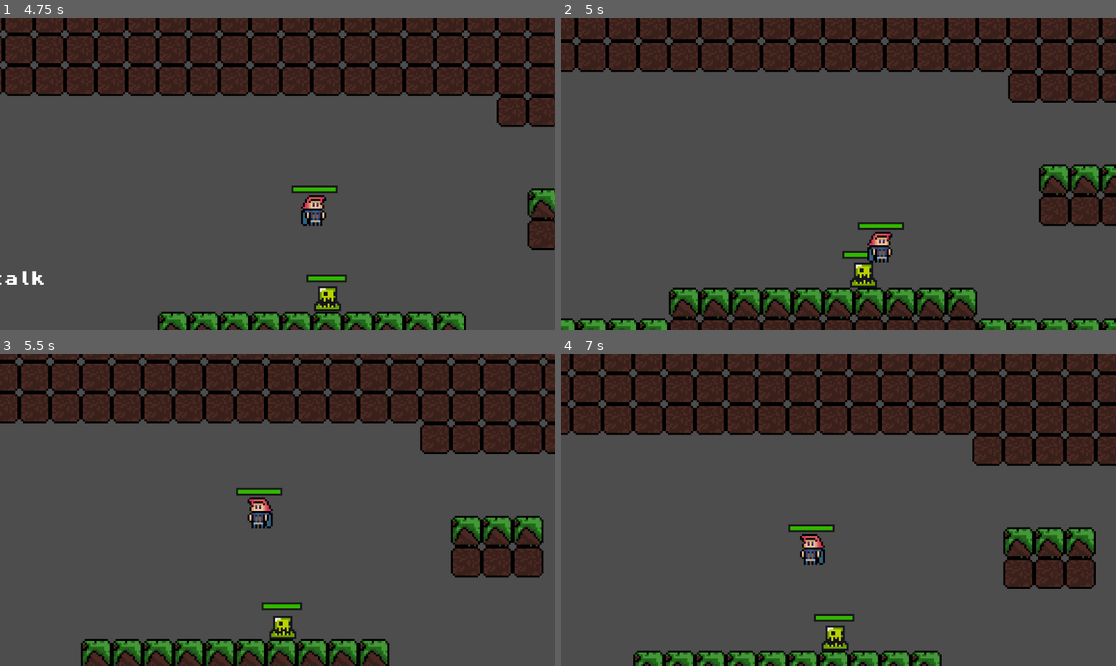
Above: before the commit, frames 1-4 (two rows, left to right).
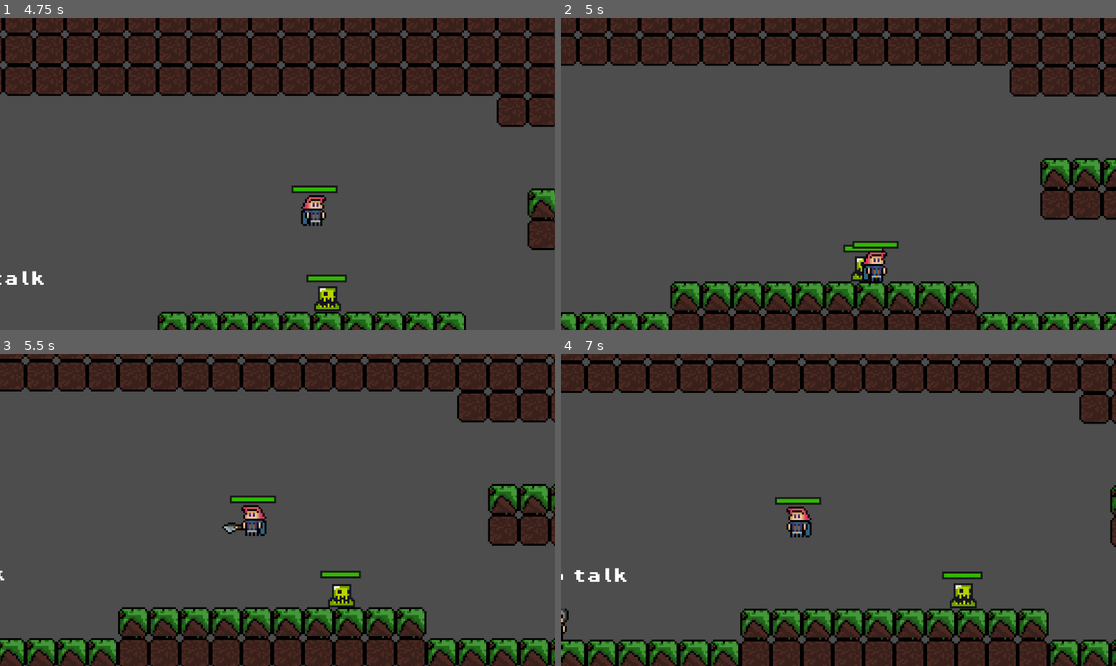
Above: after the commit, the same moments.

Repository: eoBattisti/agnosia
Game: Godot game, scene res://scenes/menu/main_menu.tscn
Same seed, same stepped clock (60 frames per second), same inputs: the game is played once before the commit and once after it.
Inputs:
- Up to frame 1 (4.75 s): click "Start Game" at 0.5 s; hold E (advance_dialog) 1.28-2.03 s; hold D (move_right) 1.28-2.78 s; tap W (jump) at 1.52, 2.27, 3.77, 4.52 s; tap J (attack) at 2.1 s; hold A (move_left) 2.78-3.53 s; tap K (counter_dash) at 2.85 s; hold D (move_right) from 3.53 s (still down); tap Shift (dash) at 3.6 s; hold E (advance_dialog) from 4.28 s (still down)
- Up to frame 2 (5 s): keep holding D (move_right); keep holding E (advance_dialog)
- Up to frame 3 (5.5 s): release D (move_right) at 5.03 s; release E (advance_dialog) at 5.03 s; hold A (move_left) from 5.03 s (still down); tap J (attack) at 5.1 s; tap W (jump) at 5.27 s
- Up to frame 4 (7 s): release A (move_left) at 5.78 s; hold D (move_right) 5.78-6.53 s; tap K (counter_dash) at 5.85 s; hold A (move_left) from 6.53 s (still down); tap Shift (dash) at 6.6 s; tap W (jump) at 6.77 s

Frame 1 is identical in both runs. In frame 2, 18% of the frame differs, in the area x 0-100%, y 0-100%; in frame 3, 34%; in frame 4, 39%.

Commit message:
fix: collisions between player and enemys

Diff:
--- a/project.godot
+++ b/project.godot
@@ -20,10 +20,6 @@
 
 InteractionManager="*res://scenes/interection/interaction_manager.tscn"
 DialogManager="*res://scripts/dialog_manager.gd"
-
-[display]
-
-window/size/mode=3
 
 [input]
 
@@ -74,7 +70,8 @@
 [layer_names]
 
 2d_physics/layer_1="world"
-2d_physics/layer_2="player"
+2d_physics/layer_2="enemys"
+2d_physics/layer_3="player"
 
 [rendering]
 
--- a/scenes/game.tscn
+++ b/scenes/game.tscn
@@ -97,6 +97,7 @@
 
 [sub_resource type="TileSet" id="TileSet_k1y65"]
 physics_layer_0/collision_layer = 1
+physics_layer_0/collision_mask = 7
 sources/0 = SubResource("TileSetAtlasSource_in8ju")
 
 [sub_resource type="WorldBoundaryShape2D" id="WorldBoundaryShape2D_o1d72"]
@@ -153,57 +154,59 @@
 layer_1/name = "Mid"
 layer_1/tile_data = PackedInt32Array(196610, 0, 0, 196611, 0, 0, 196612, 0, 0, 196613, 0, 0, 196614, 0, 0, 196615, 0, 0 …(26644 unchanged characters)…
 
-[node name="Player" parent="." instance=ExtResource("1_mfs54")]
-position = Vector2(-124, 219)
-
-[node name="Camera2D" type="Camera2D" parent="Player"]
+[node name="Npc" parent="TileMap" instance=ExtResource("8_yqhpb")]
+position = Vector2(-64, 56)
+
+[node name="Player" parent="TileMap" instance=ExtResource("1_mfs54")]
+position = Vector2(-123, 63)
+
+[node name="Camera2D" type="Camera2D" parent="TileMap/Player"]
 position = Vector2(0, -33)
 zoom = Vector2(4, 4)
 limit_bottom = 270
 position_smoothing_enabled = true
 
-[node name="Killzone" parent="." instance=ExtResource("5_fii0c")]
-position = Vector2(86, 270)
-
-[node name="CollisionShape2D" type="CollisionShape2D" parent="Killzone"]
+[node name="Enemys" type="Node2D" parent="TileMap"]
+position = Vector2(1, -156)
+
+[node name="Slime" parent="TileMap/Enemys" instance=ExtResource("6_6t3mv")]
+position = Vector2(115, 192)
+
+[node name="Slime2" parent="TileMap/Enemys" instance=ExtResource("6_6t3mv")]
+position = Vector2(806, 49)
+
+[node name="Slime4" parent="TileMap/Enemys" instance=ExtResource("6_6t3mv")]
+position = Vector2(460, 48)
+
+[node name="Slime5" parent="TileMap/Enemys" instance=ExtResource("6_6t3mv")]
+position = Vector2(632, 47)
+
+[node name="Slime6" parent="TileMap/Enemys" instance=ExtResource("6_6t3mv")]
+position = Vector2(228, -80)
+
+[node name="Slime7" parent="TileMap/Enemys" instance=ExtResource("6_6t3mv")]
+position = Vector2(-141, -143)
+
+[node name="Slime3" parent="TileMap/Enemys" instance=ExtResource("6_6t3mv")]
+position = Vector2(788, 207)
+
+[node name="Killzone" parent="TileMap" instance=ExtResource("5_fii0c")]
+position = Vector2(87, 114)
+
+[node name="CollisionShape2D" type="CollisionShape2D" parent="TileMap/Killzone"]
 shape = SubResource("WorldBoundaryShape2D_o1d72")
 
-[node name="Platforms" type="Node2D" parent="."]
-
-[node name="Platform" parent="Platforms" instance=ExtResource("3_0i5nj")]
+[node name="Platforms" type="Node2D" parent="TileMap"]
+position = Vector2(1, -156)
+
+[node name="Platform" parent="TileMap/Platforms" instance=ExtResource("3_0i5nj")]
 position = Vector2(370, 226)
 
-[node name="Platform2" parent="Platforms" instance=ExtResource("3_0i5nj")]
+[node name="Platform2" parent="TileMap/Platforms" instance=ExtResource("3_0i5nj")]
 position = Vector2(512, 45)
 
-[node name="AnimationPlayer" type="AnimationPlayer" parent="Platforms/Platform2"]
+[node name="AnimationPlayer" type="AnimationPlayer" parent="TileMap/Platforms/Platform2"]
 libraries = {
 "": SubResource("AnimationLibrary_cauo1")
 }
 autoplay = "move"
-
-[node name="Npc" parent="." instance=ExtResource("8_yqhpb")]
-position = Vector2(-65, 212)
-
-[node name="Enemys" type="Node2D" parent="."]
-
-[node name="Slime" parent="Enemys" instance=ExtResource("6_6t3mv")]
-position = Vector2(115, 192)
-
-[node name="Slime2" parent="Enemys" instance=ExtResource("6_6t3mv")]
-position = Vector2(806, 49)
-
-[node name="Slime4" parent="Enemys" instance=ExtResource("6_6t3mv")]
-position = Vector2(460, 48)
-
-[node name="Slime5" parent="Enemys" instance=ExtResource("6_6t3mv")]
-position = Vector2(632, 47)
-
-[node name="Slime6" parent="Enemys" instance=ExtResource("6_6t3mv")]
-position = Vector2(228, -80)
-
-[node name="Slime7" parent="Enemys" instance=ExtResource("6_6t3mv")]
-position = Vector2(-141, -143)
-
-[node name="Slime3" parent="Enemys" instance=ExtResource("6_6t3mv")]
-position = Vector2(788, 207)
--- a/scenes/killzone.tscn
+++ b/scenes/killzone.tscn
@@ -3,7 +3,8 @@
 [ext_resource type="Script" path="res://scripts/killzone.gd" id="1_n77wn"]
 
 [node name="Killzone" type="Area2D"]
-collision_mask = 2
+collision_layer = 0
+collision_mask = 4
 script = ExtResource("1_n77wn")
 
 [node name="Timer" type="Timer" parent="."]
--- a/scenes/npc.tscn
+++ b/scenes/npc.tscn
@@ -30,6 +30,7 @@
 frame_progress = 0.0299077
 
 [node name="InteractionArea" parent="." instance=ExtResource("2_sm0qa")]
+collision_mask = 4
 action_name = "talk"
 
 [node name="CollisionShape2D" type="CollisionShape2D" parent="InteractionArea"]
--- a/scenes/player.tscn
+++ b/scenes/player.tscn
@@ -144,7 +144,8 @@
 
 [node name="Player" type="CharacterBody2D" groups=["player"]]
 z_index = 5
-collision_layer = 2
+collision_layer = 4
+collision_mask = 5
 script = ExtResource("1_gkaw5")
 
 [node name="attack_animations" type="AnimatedSprite2D" parent="." groups=["player"]]
--- a/scenes/slime.tscn
+++ b/scenes/slime.tscn
@@ -55,6 +55,7 @@
 
 [node name="Slime" type="CharacterBody2D" groups=["Hit"]]
 position = Vector2(-1, -12)
+collision_layer = 2
 collision_mask = 3
 script = ExtResource("1_ustuc")
 
@@ -76,15 +77,16 @@
 [node name="RayCastRight" type="RayCast2D" parent="."]
 position = Vector2(0, 5)
 target_position = Vector2(37, 0)
-collision_mask = 2
+collision_mask = 4
 
 [node name="RayCastLeft" type="RayCast2D" parent="."]
 position = Vector2(0, 5)
 target_position = Vector2(-30, 0)
-collision_mask = 2
+collision_mask = 4
 
 [node name="HitboxComponent" parent="." node_paths=PackedStringArray("health_component") instance=ExtResource("4_klr71")]
-collision_mask = 2
+collision_layer = 7
+collision_mask = 6
 health_component = NodePath("../HealthComponent")
 
 [node name="CollisionShape2D" type="CollisionShape2D" parent="HitboxComponent"]
--- a/scripts/killzone.gd
+++ b/scripts/killzone.gd
@@ -4,6 +4,7 @@
 
 func _on_body_entered(body):
 	Engine.time_scale = 0.5
+	print(body)
 	body.get_node("CollisionShape2D").queue_free()
 	timer.start()
 
